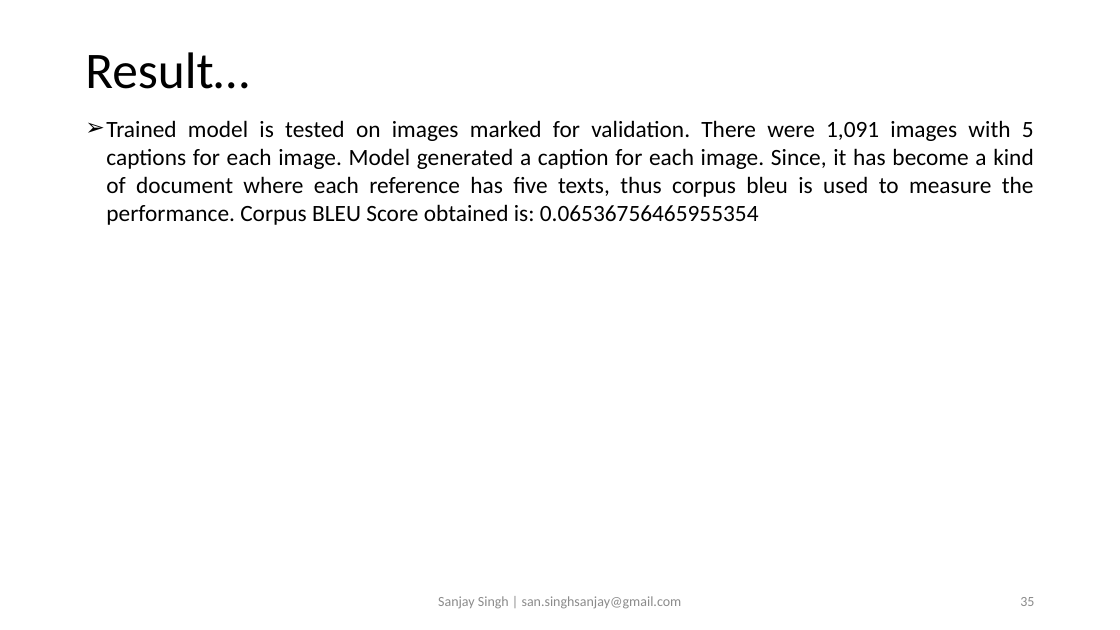
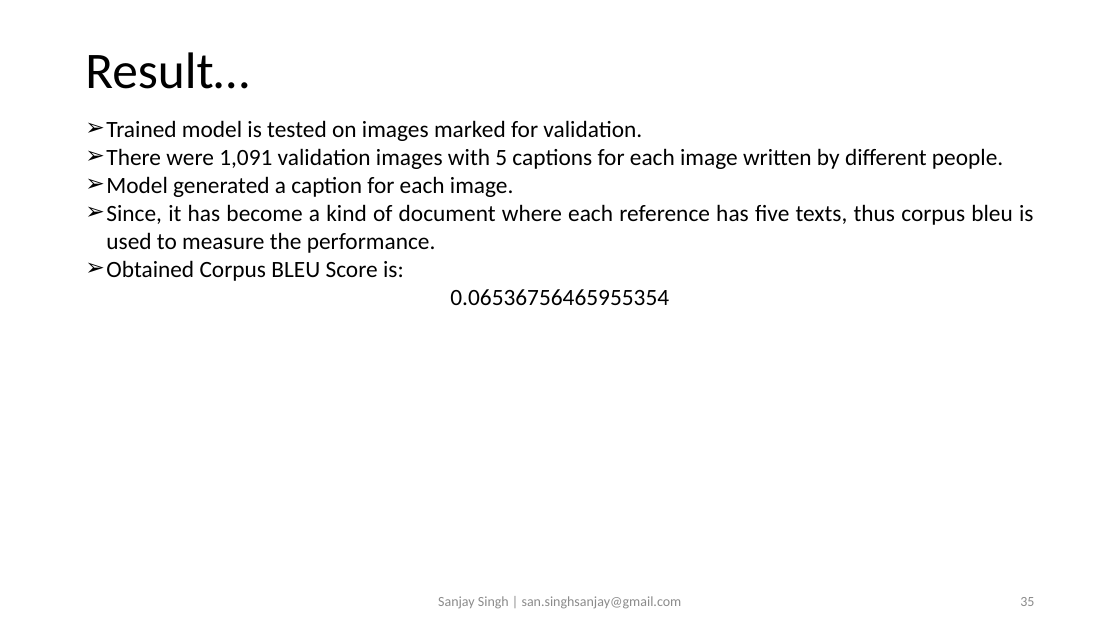
Before and after one commit to sansinghsanjay/Flickr8k_ImageCaptioning, a slide deck: slide 35 of readme.pptx. Drawn at 1120x630 pixels with LibreOffice and Linux fonts; fonts in the diff are those of the drawing. Boxes give left, top, right and bottom in pixels: in the first picture for what was removed or moved away, otherwise in the second. Text is boxed around its words. In the diff, an @@ line names an element or a change of style, - is before the commit and + after.

```diff
--- a/readme.pptx
+++ b/readme.pptx
@@ text at [106, 120, 1033, 305]: text changed @@
-➢ Trained model is tested on images marked for validation. There were 1,091 images with 5 captions for each image. Model generated a caption for each image. Since, it has become a kind of document where each reference has five texts, thus corpus bleu is used to measure the performance. Corpus BLEU Score obtained is: 0.06536756465955354
+➢ Trained model is tested on images marked for validation.
+➢ There were 1,091 validation images with 5 captions for each image written by different people.
+➢ Model generated a caption for each image.
+➢ Since, it has become a kind of document where each reference has five texts, thus corpus bleu is used to measure the performance.
+➢ Obtained Corpus BLEU Score is:
+0.06536756465955354
```
Also in this commit, not shown: 2 other files.
